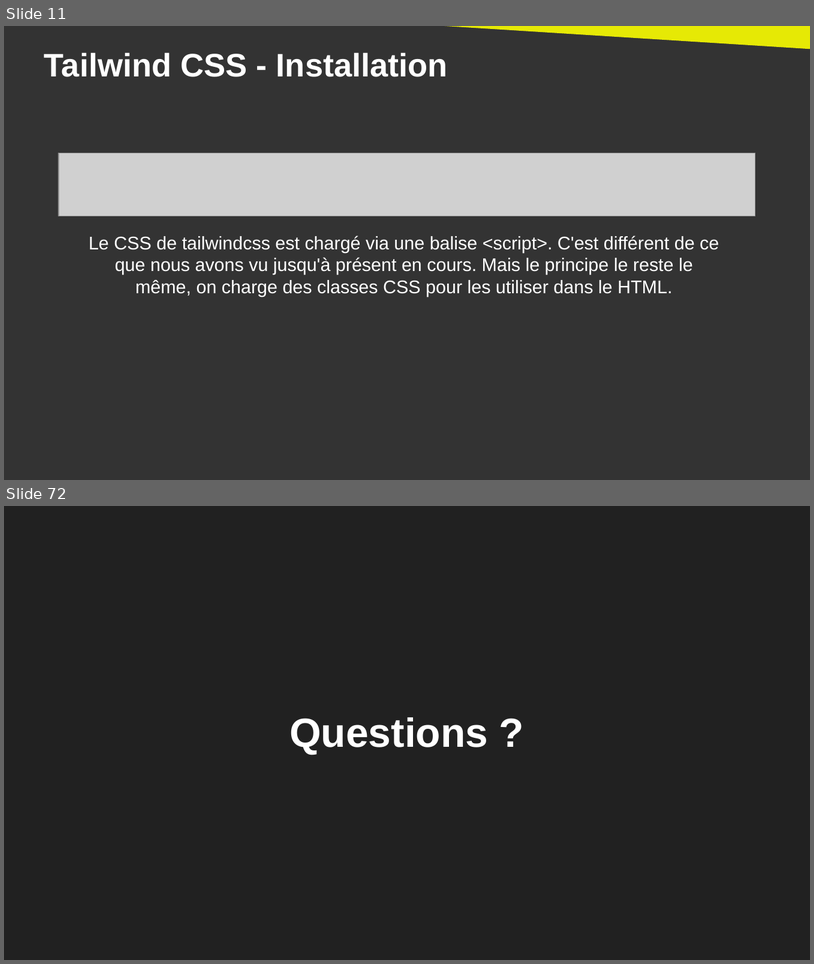
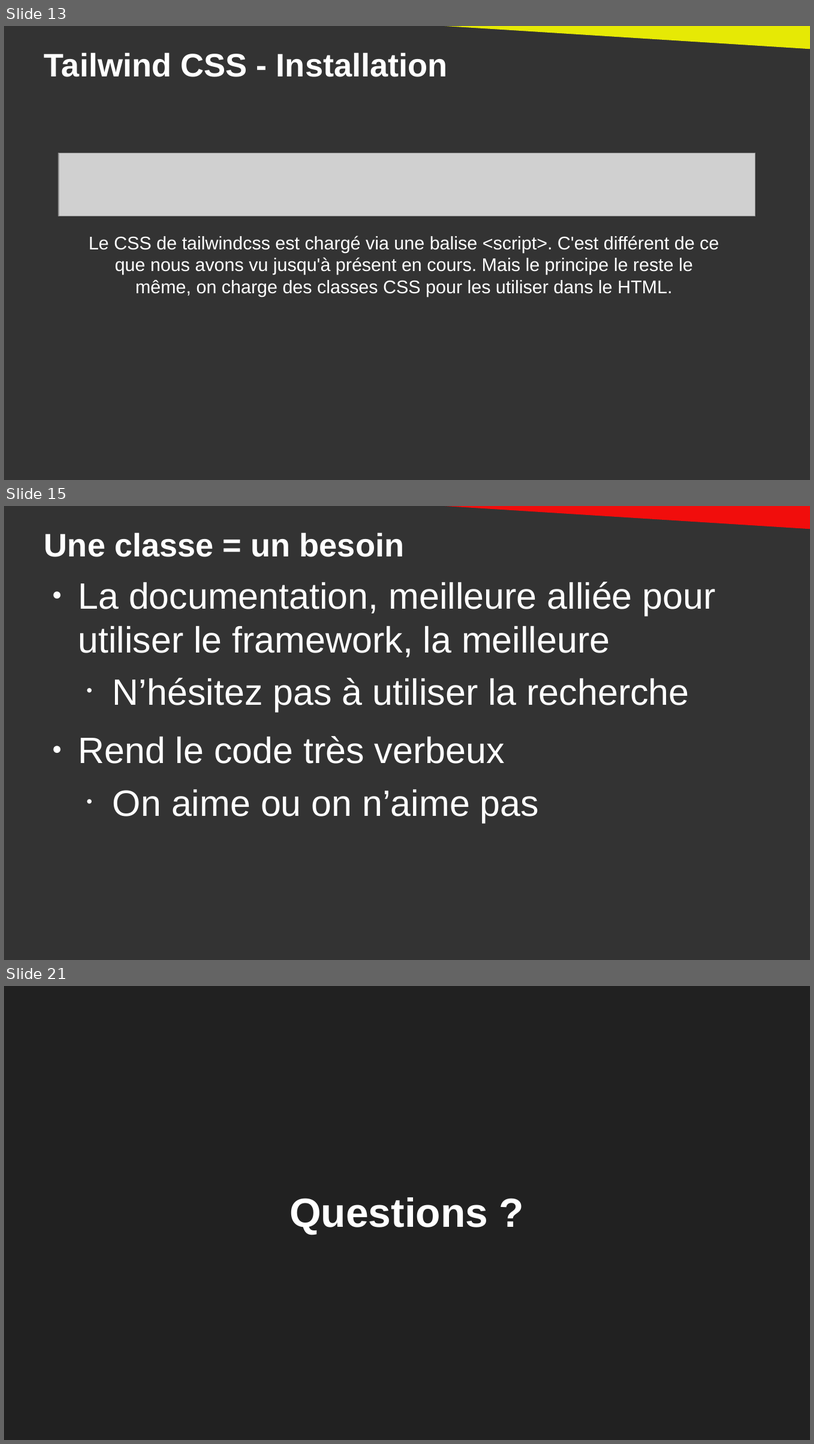
Before and after one commit to DanYellow/cours, a slide deck: integration-web-s2/travaux-pratiques/numero-5/presentation.odp. Shown one above the other, each under a label of ours: slides 11 and 72 before the commit, slides 13, 15 and 21 after it; the slides between them are not shown. The pictures are 814x964 and 814x1444 pixels, drawn with LibreOffice and Linux fonts; fonts in the diff are those of the drawing; grey boxes stand for pictures. Boxes give left, top, right and bottom in pixels: in the first picture for what was removed or moved away, otherwise in the second. Text is boxed around its words. In the diff, an @@ line names an element or a change of style, - is before the commit and + after.

```diff
--- a/integration-web-s2/travaux-pratiques/numero-5/presentation.odp
+++ b/integration-web-s2/travaux-pratiques/numero-5/presentation.odp
@@ slide 15 added at [4, 506, 810, 960], background #333333 @@
@@ right triangle added at [394, 506, 810, 529], fill #F10D0C @@
@@ title added at [44, 532, 404, 557], 32 pt, text #FFFFFF, bold @@
+Une classe = un besoin
@@ text added at [78, 582, 716, 822], 36 pt, text #FFFFFF @@
+● La documentation, meilleure alliée pour utiliser le framework, la meilleure
+  • N’hésitez pas à utiliser la recherche
+● Rend le code très verbeux
+  • On aime ou on n’aime pas
@@ what was slide 11 is now slide 13 @@
@@ what was slide 72 is now slide 21 @@
```
Also in this commit, not shown: 3 slides changed, 7 other slides added, 59 slides removed, 16 other files.
